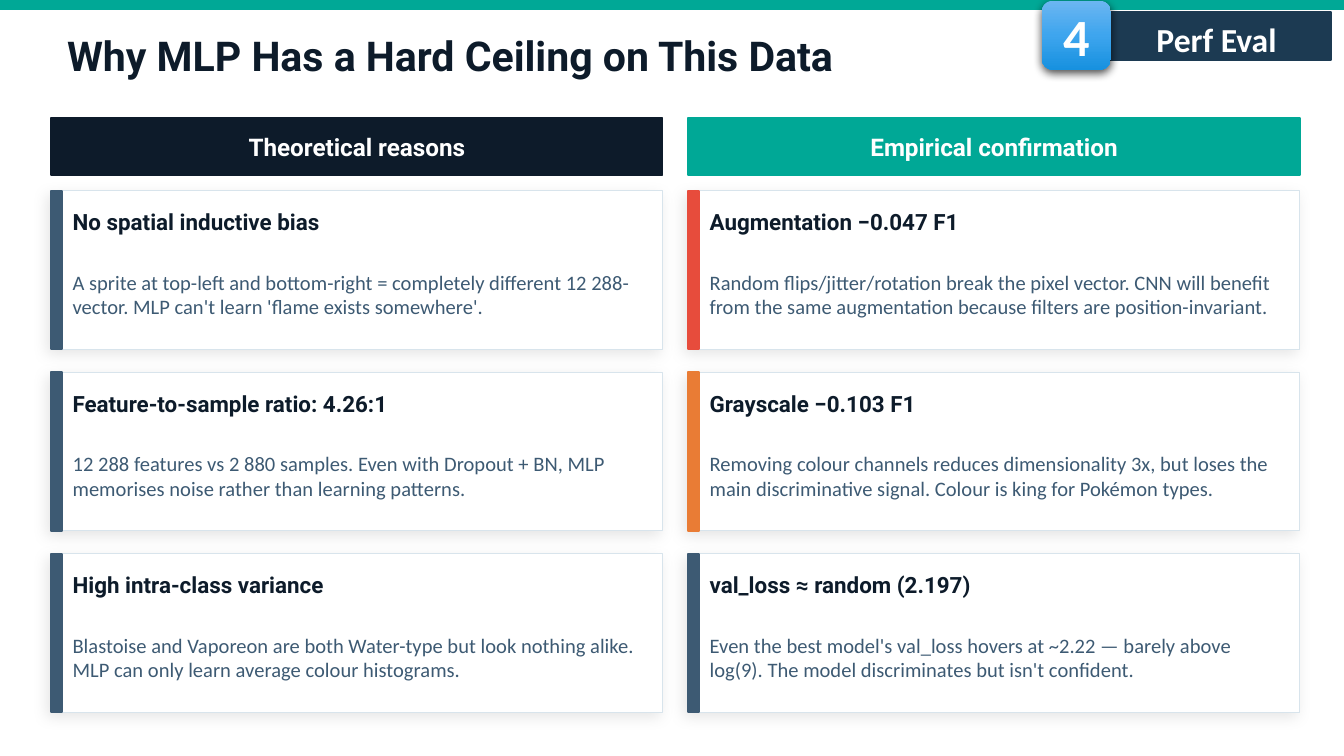
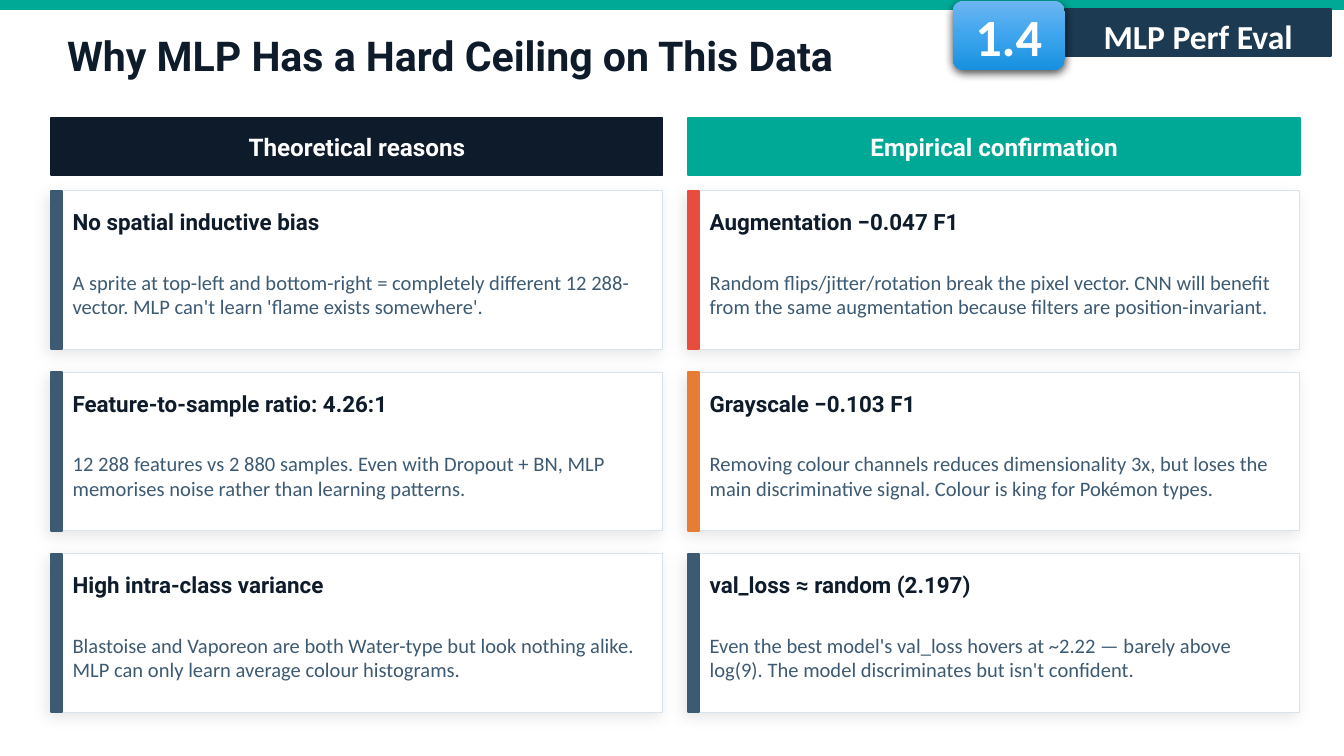
Before and after one commit to fmssilva/DL_Proj, a slide deck: slide 30 of assignment_1/task1/Task1_report.pptx (slide 28 before the commit). Drawn at 1344x756 pixels with LibreOffice and Linux fonts; fonts in the diff are those of the drawing; background and template pictures are left out. Boxes give left, top, right and bottom in pixels: in the first picture for what was removed or moved away, otherwise in the second. Text is boxed around its words. In the diff, an @@ line names an element or a change of style, - is before the commit and + after.

```diff
--- a/assignment_1/task1/Task1_report.pptx
+++ b/assignment_1/task1/Task1_report.pptx
@@ rounded rectangle "1.4": place and size @@
-rounded rectangle "1.4" at box(1042, 0, 1110, 69)
+rounded rectangle "1.4" at box(953, 0, 1066, 69)
@@ text in rounded rectangle at box(975, 22, 1042, 68): text changed @@
-4
+1.4
@@ rectangle "MLP Perf Eval": place and size @@
-rectangle "MLP Perf Eval" at box(1102, 12, 1331, 60)
+rectangle "MLP Perf Eval" at box(1066, 9, 1332, 56)
@@ rectangle removed at box(1102, 16, 1317, 60) @@
@@ text in rectangle at box(1104, 25, 1293, 50): text changed @@
-Perf Eval
+MLP Perf Eval
@@ text removed at box(1176, 30, 1243, 51) @@
-Perf Eval
```
Also in this commit, not shown: 29 other slides changed, 2 slides added, 1 other file.
